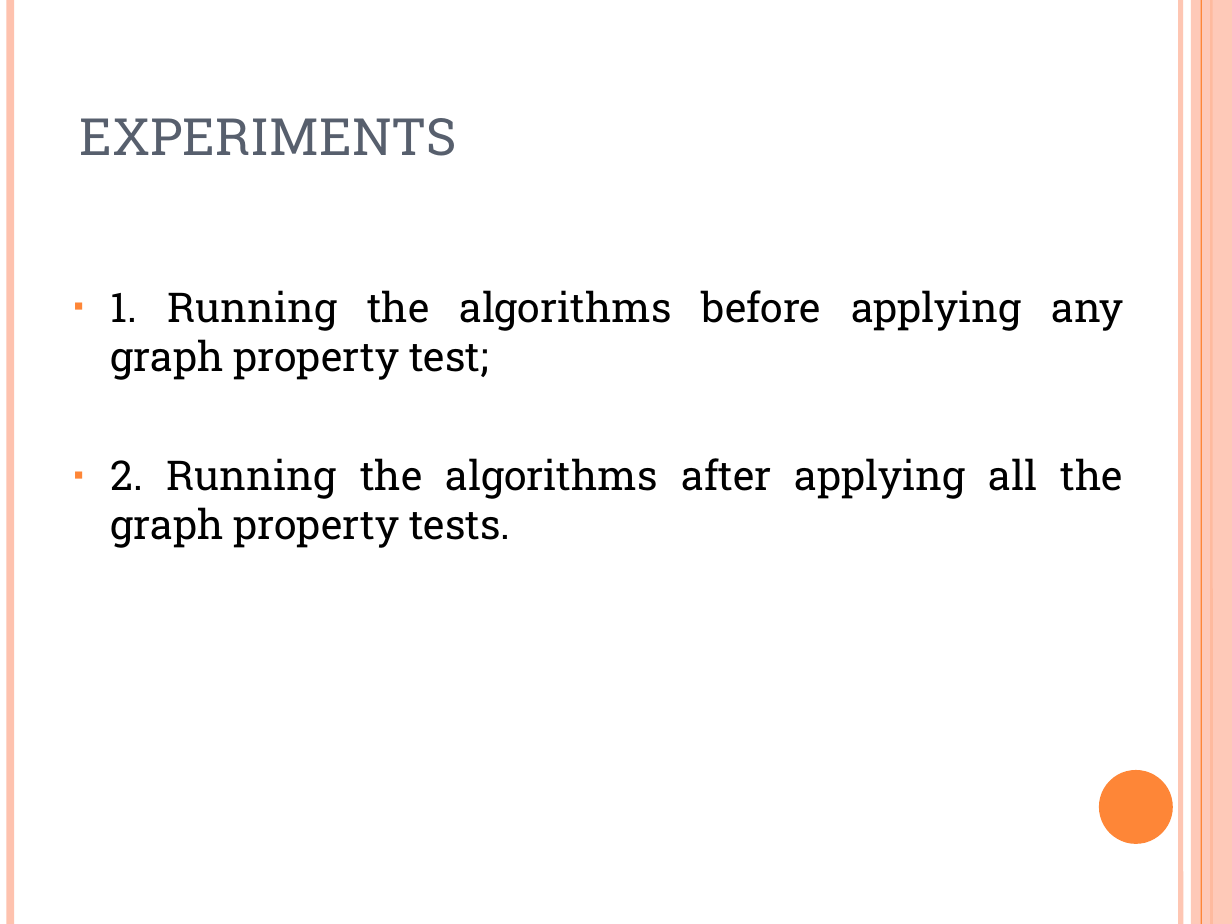
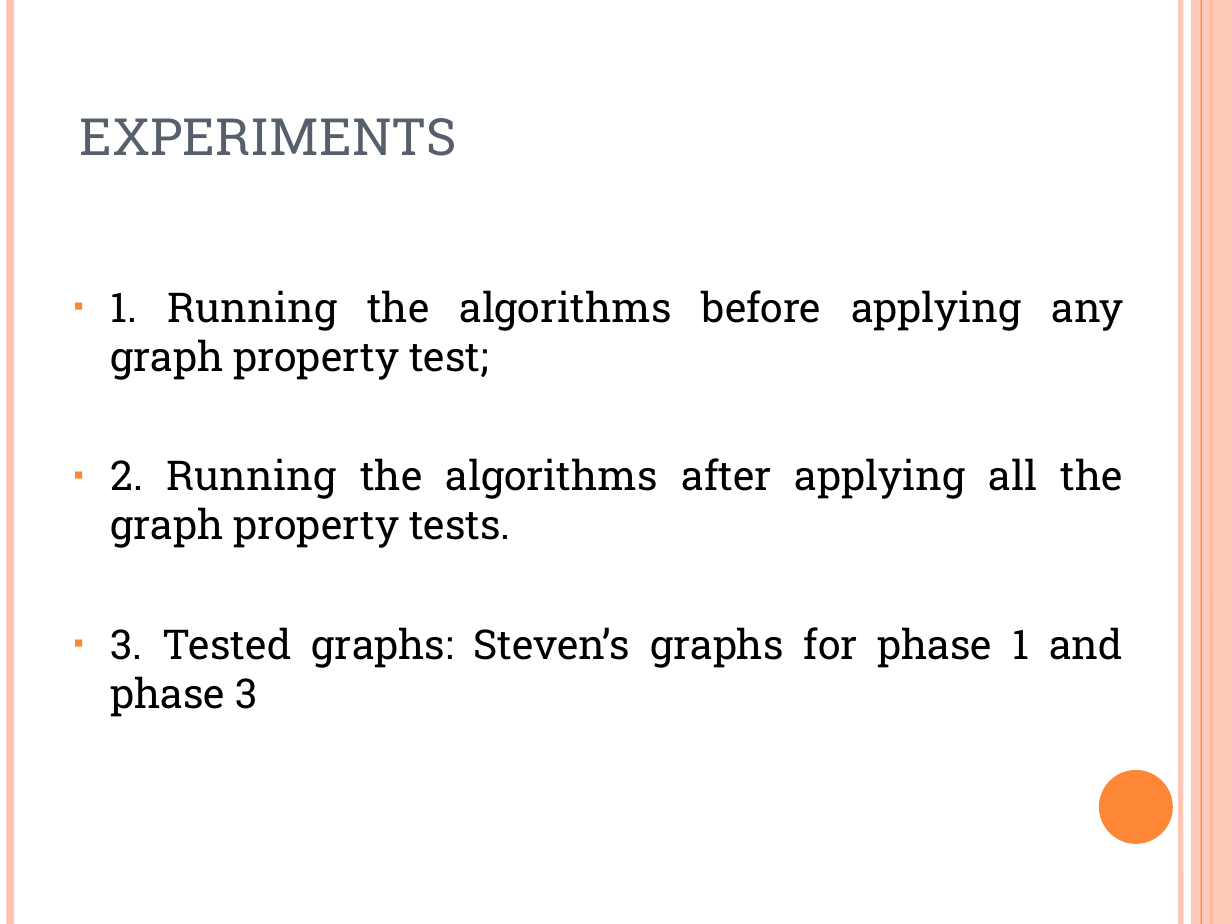
Before and after one commit to manhddftu/Project1.1-Phase3, a slide deck: slide 8 of pres3.pptx. Drawn at 1232x924 pixels with LibreOffice and Linux fonts; fonts in the diff are those of the drawing. Boxes give left, top, right and bottom in pixels: in the first picture for what was removed or moved away, otherwise in the second. Text is boxed around its words. In the diff, an @@ line names an element or a change of style, - is before the commit and + after.

```diff
--- a/pres3.pptx
+++ b/pres3.pptx
@@ text at [111,627,1123,717]: paragraph added @@
+▪ 3. Tested graphs: Steven’s graphs for phase 1 and phase 3
```
Also in this commit, not shown: 3 other slides changed, 1 slide added, 1 slide removed.
